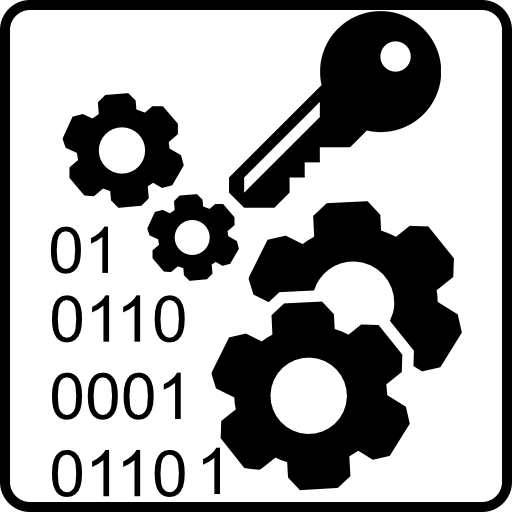
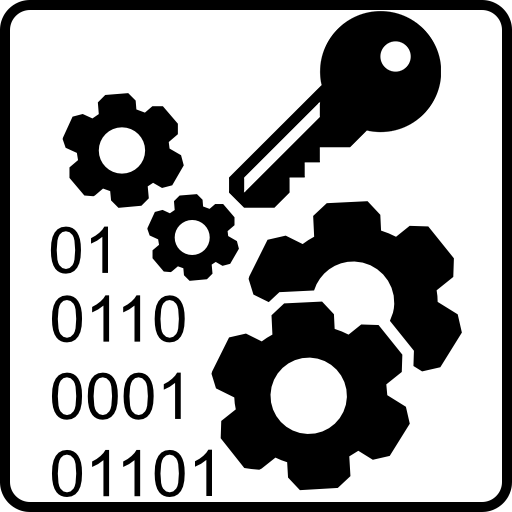
Two versions of the same layered image (512 × 512). Layer-by-layer changes:
painted on "Layer 0" over 195, 447, 220, 496
